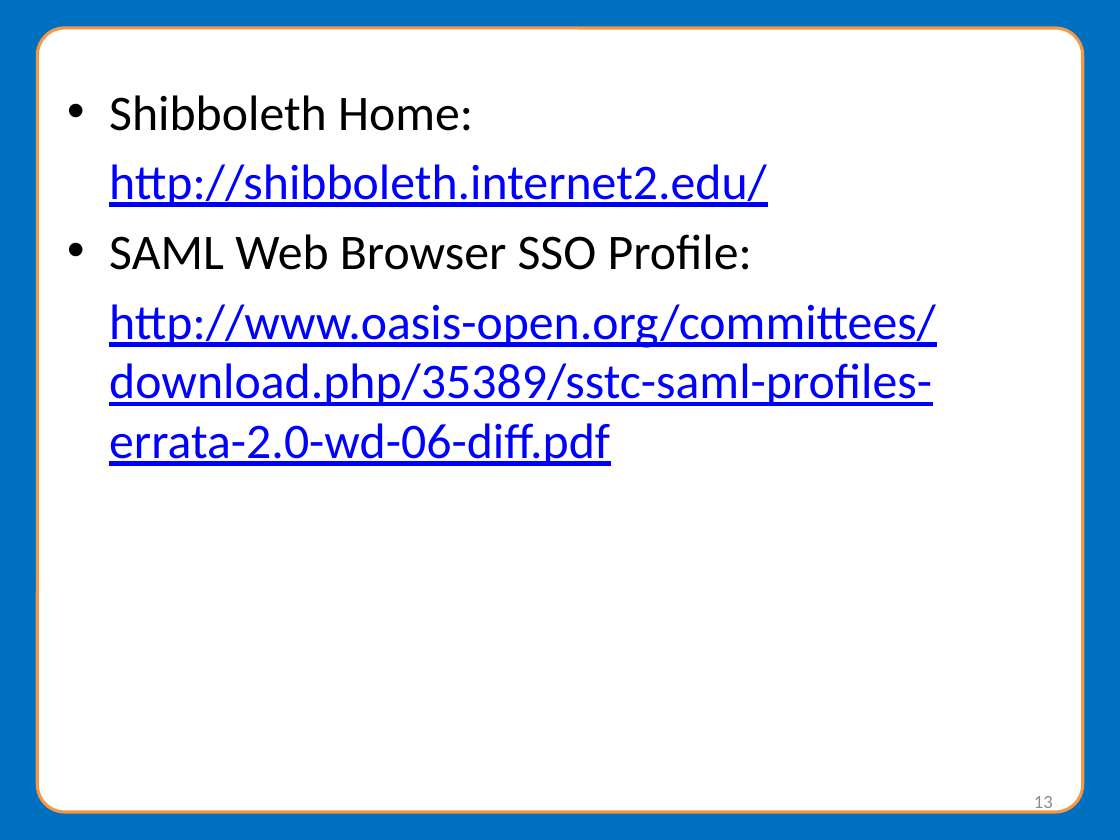
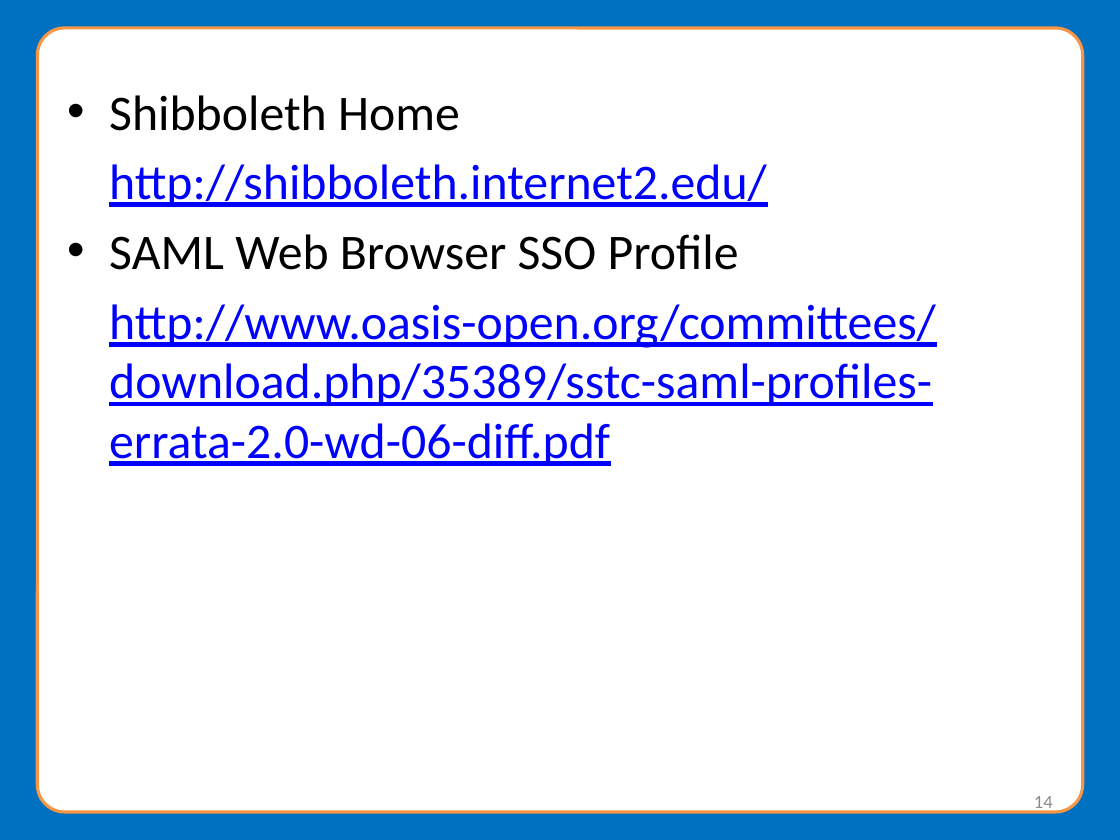
Before and after one commit to NationalStudentClearinghouse/Meteor4, a slide deck: slide 14 of docs/webinar/MeteorWebinarPresentation.pptx (slide 13 before the commit). Drawn at 1120x840 pixels with LibreOffice and Linux fonts; fonts in the diff are those of the drawing; background and template pictures are left out. Boxes give left, top, right and bottom in pixels: in the first picture for what was removed or moved away, otherwise in the second. Text is boxed around its words. In the diff, an @@ line names an element or a change of style, - is before the commit and + after.

```diff
--- a/docs/webinar/MeteorWebinarPresentation.pptx
+++ b/docs/webinar/MeteorWebinarPresentation.pptx
@@ text at box(109, 95, 460, 131): text changed @@
-• Shibboleth Home:
+• Shibboleth Home
@@ text at box(109, 234, 739, 270): text changed @@
-• SAML Web Browser SSO Profile:
+• SAML Web Browser SSO Profile
@@ page number at box(1034, 796, 1053, 814): text changed @@
-13
+14
```
Also in this commit, not shown: 18 other slides changed, 1 slide added.
